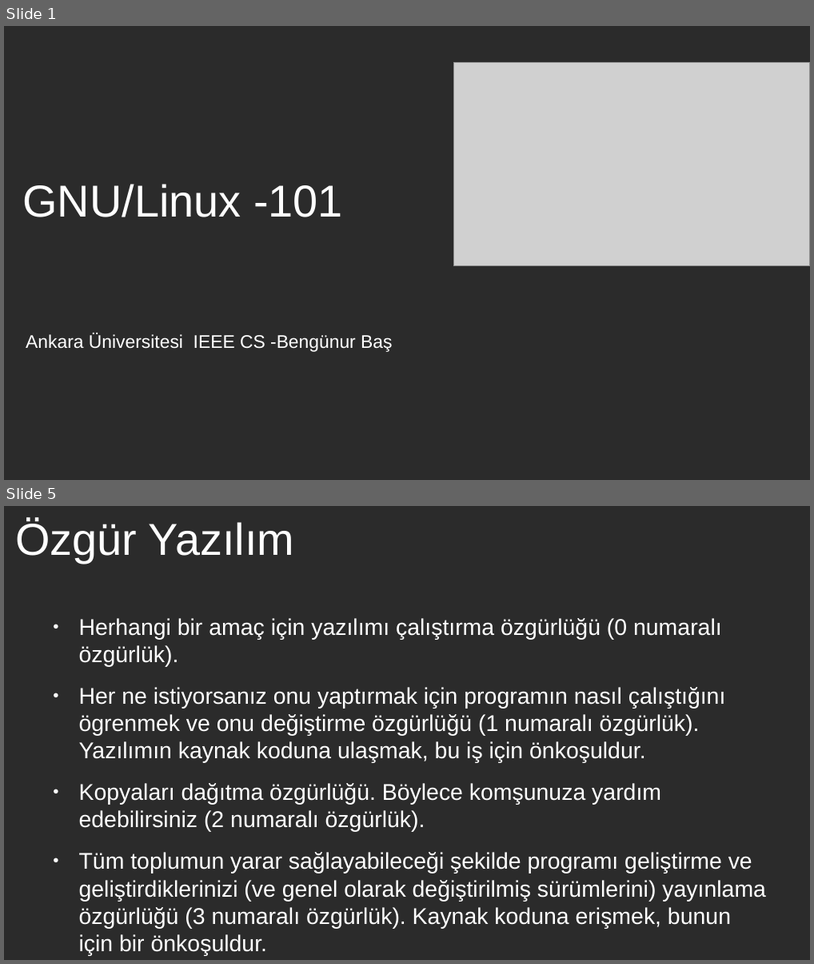
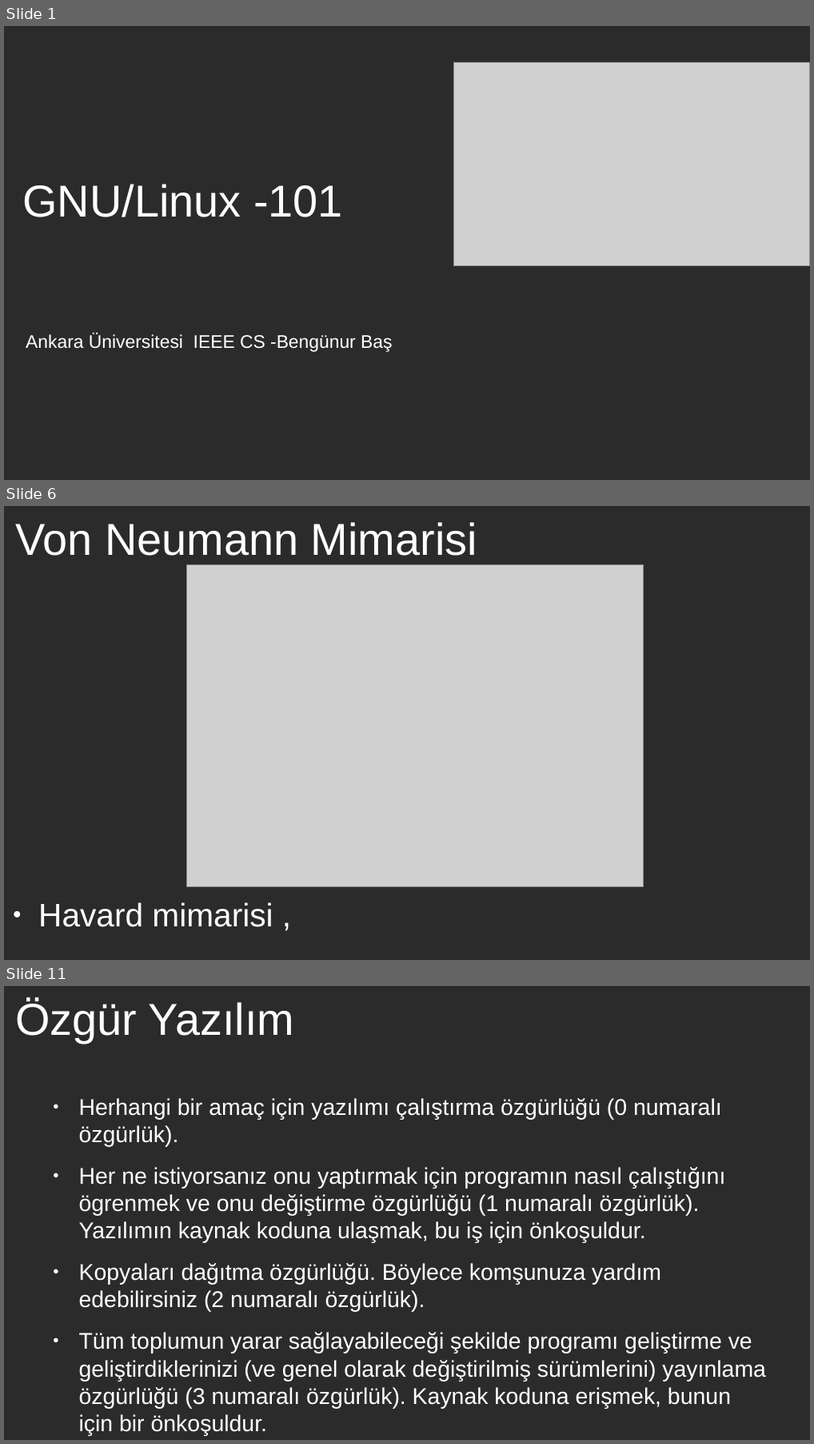
Before and after one commit to bengunur06/GNU-Linux-IEEE-CS, a slide deck: gnu-linux-1.odp. Shown one above the other, each under a label of ours: slides 1 and 5 before the commit, slides 1, 6 and 11 after it; the slides between them are not shown. The pictures are 814x964 and 814x1444 pixels, drawn with LibreOffice and Linux fonts; fonts in the diff are those of the drawing; grey boxes stand for pictures; background and template pictures are left out; a plain dark background stands for a picture behind light text. Boxes give left, top, right and bottom in pixels: in the first picture for what was removed or moved away, otherwise in the second. Text is boxed around its words. In the diff, an @@ line names an element or a change of style, - is before the commit and + after.

```diff
--- a/gnu-linux-1.odp
+++ b/gnu-linux-1.odp
@@ slide 6 added at [4,506,810,960], background picture (left out) @@
@@ title added at [15,522,478,556], 44 pt, text #FFFFFF @@
+Von Neumann Mimarisi
@@ picture added at [187,564,643,887] @@
@@ text added at [38,902,273,927], 32 pt, text #FFFFFF @@
+● Havard mimarisi ,
@@ what was slide 5 is now slide 11 @@
```
Also in this commit, not shown: 2 slides changed, 17 other slides added, 11 slides removed.
